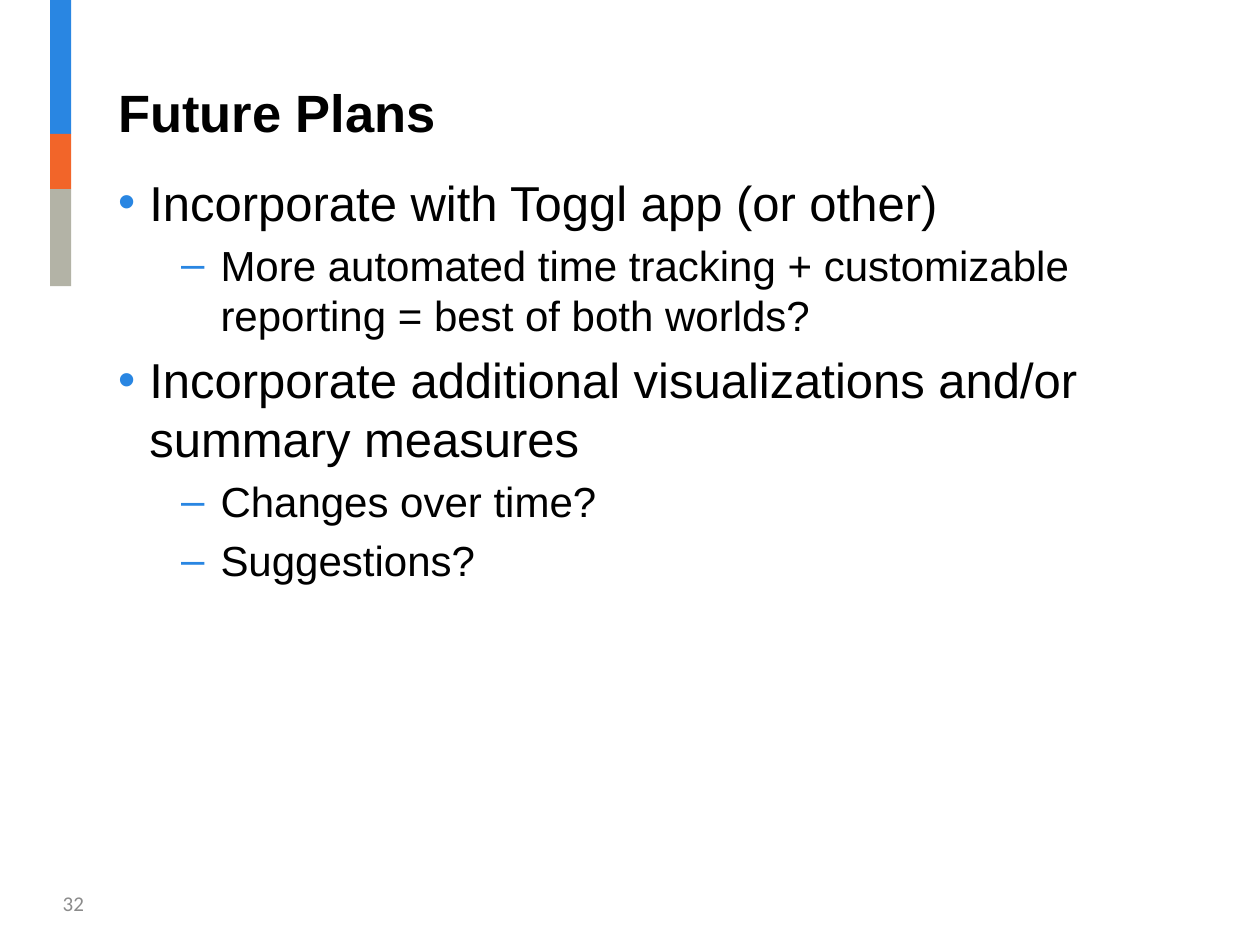
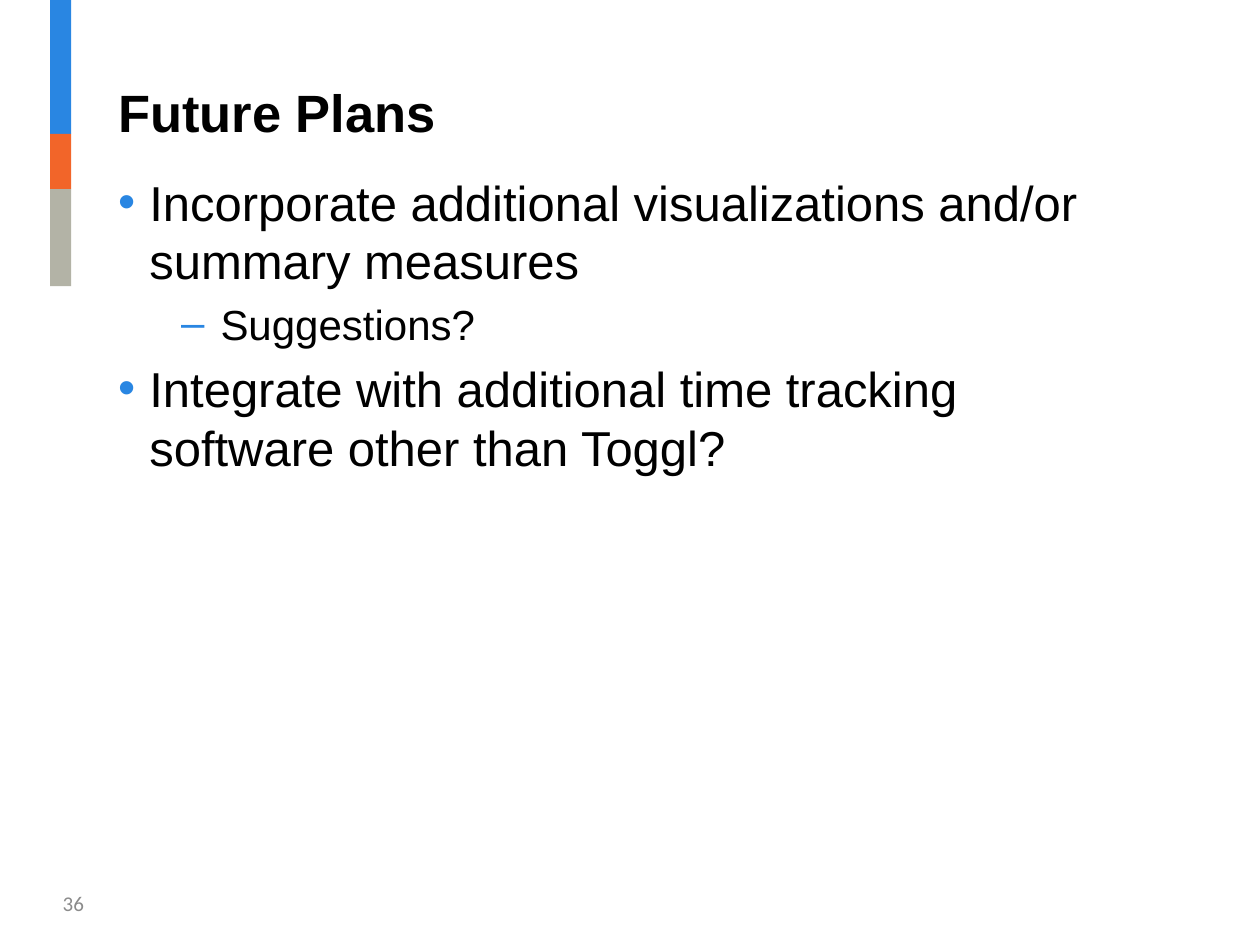
Before and after one commit to jalavery/timetrackR, a slide deck: slide 36 of Strategy and Innovation timetrackR Presentation.pptx (slide 32 before the commit). Drawn at 1260x945 pixels with LibreOffice and Linux fonts; fonts in the diff are those of the drawing; background and template pictures are left out. Boxes give left, top, right and bottom in pixels: in the first picture for what was removed or moved away, otherwise in the second. Text is boxed around its words. In the diff, an @@ line names an element or a change of style, - is before the commit and + after.

```diff
--- a/Strategy and Innovation timetrackR Presentation.pptx
+++ b/Strategy and Innovation timetrackR Presentation.pptx
@@ text at box(149, 185, 1069, 340): paragraphs removed @@
-• Incorporate with Toggl app (or other)
-  – More automated time tracking + customizable reporting = best of both worlds?
@@ text at box(149, 371, 957, 476): paragraph added @@
+• Integrate with additional time tracking software other than Toggl?
@@ text at box(220, 486, 597, 526): paragraph removed @@
-  – Changes over time?
@@ page number at box(63, 897, 84, 911): text changed @@
-32
+36
```
Also in this commit, not shown: 11 other slides changed, 16 slides added, 12 slides removed, 9 other files.
